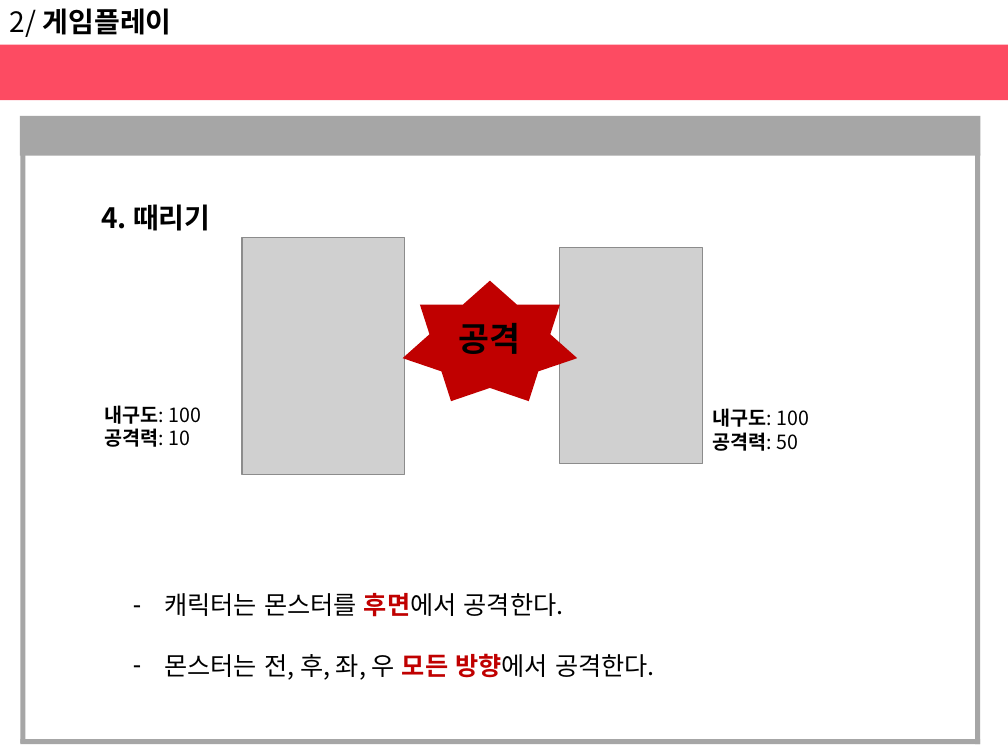
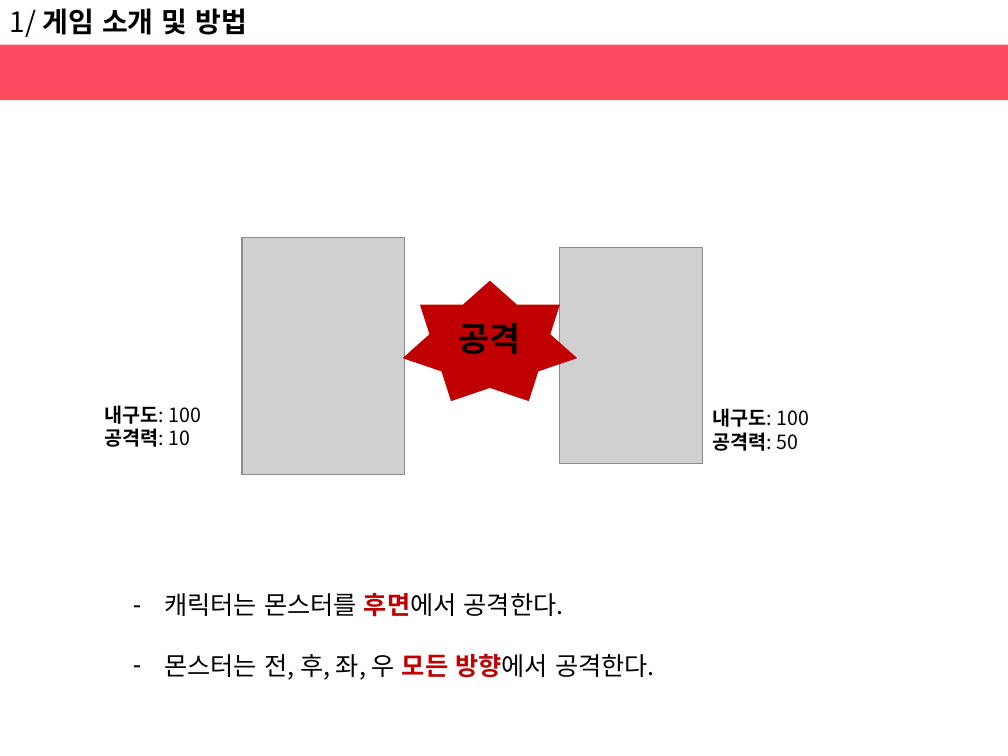
Before and after one commit to haeunjung/Team_Project, a slide deck: slide 7 of 기획문서/게임 제안서.pptx (slide 22 before the commit). Drawn at 1008x756 pixels with LibreOffice and Linux fonts; fonts in the diff are those of the drawing; grey boxes stand for pictures. Boxes give left, top, right and bottom in pixels: in the first picture for what was removed or moved away, otherwise in the second. Text is boxed around its words. In the diff, an @@ line names an element or a change of style, - is before the commit and + after.

Commit message:
12.14
목차, 게임의 차별성, 소개 수정

```diff
--- a/기획문서/게임 제안서.pptx
+++ b/기획문서/게임 제안서.pptx
@@ text at bbox=[10, 8, 247, 37]: text changed @@
-2/ 게임플레이
+1/ 게임 소개 및 방법
@@ rectangle removed at bbox=[20, 116, 981, 155] @@
@@ rectangle removed at bbox=[20, 152, 25, 743] @@
@@ rectangle removed at bbox=[975, 153, 980, 744] @@
@@ text removed at bbox=[101, 204, 210, 231] @@
-4. 때리기
@@ rectangle removed at bbox=[20, 739, 980, 744] @@
```
Also in this commit, not shown: 11 other slides changed, 2 slides added, 2 slides removed.
